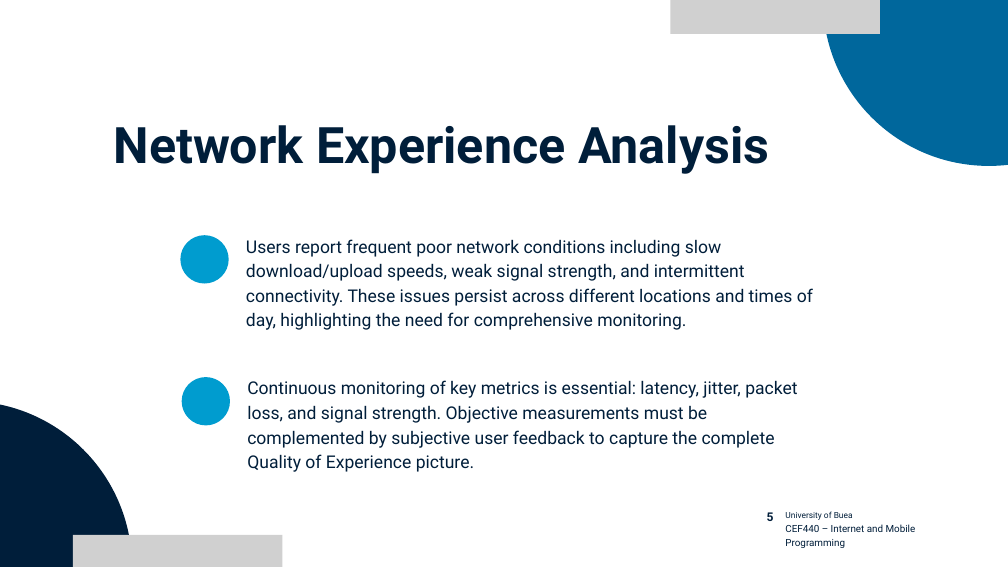
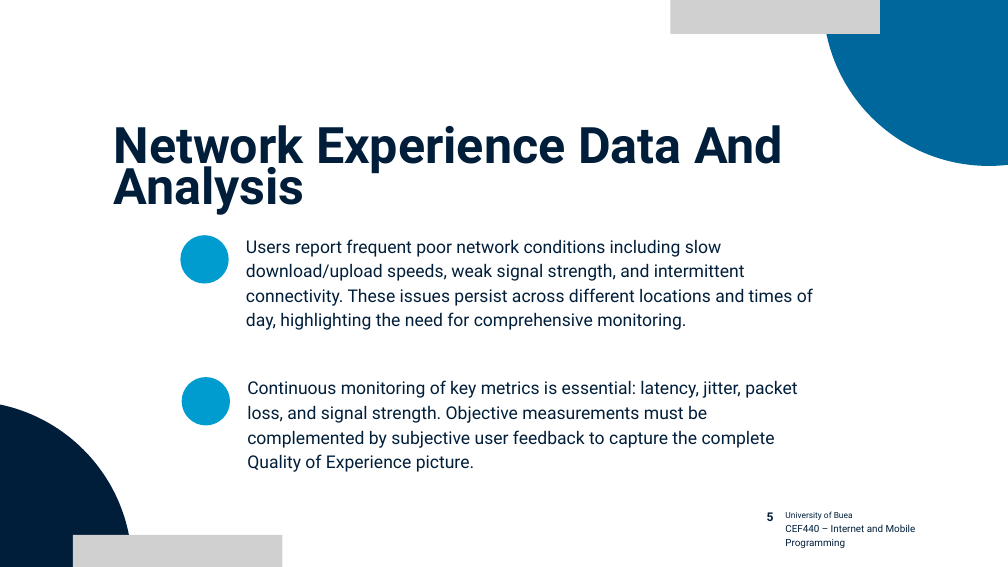
Before and after one commit to BrayanMorningstar237/CEF440_Group5, a slide deck: slide 24 of Task 2/Task 2 Power Point Mobile QoE Data Collection App Design.pptx (slide 18 before the commit). Drawn at 1008x567 pixels with LibreOffice and Linux fonts; fonts in the diff are those of the drawing; grey boxes stand for pictures. Boxes give left, top, right and bottom in pixels: in the first picture for what was removed or moved away, otherwise in the second. Text is boxed around its words. In the diff, an @@ line names an element or a change of style, - is before the commit and + after.

```diff
--- a/Task 2/Task 2 Power Point Mobile QoE Data Collection App Design.pptx
+++ b/Task 2/Task 2 Power Point Mobile QoE Data Collection App Design.pptx
@@ text at (114,125,783,215): text changed @@
-Network Experience Analysis
+Network Experience Data And Analysis
```
Also in this commit, not shown: 6 other slides changed, 24 slides added.
